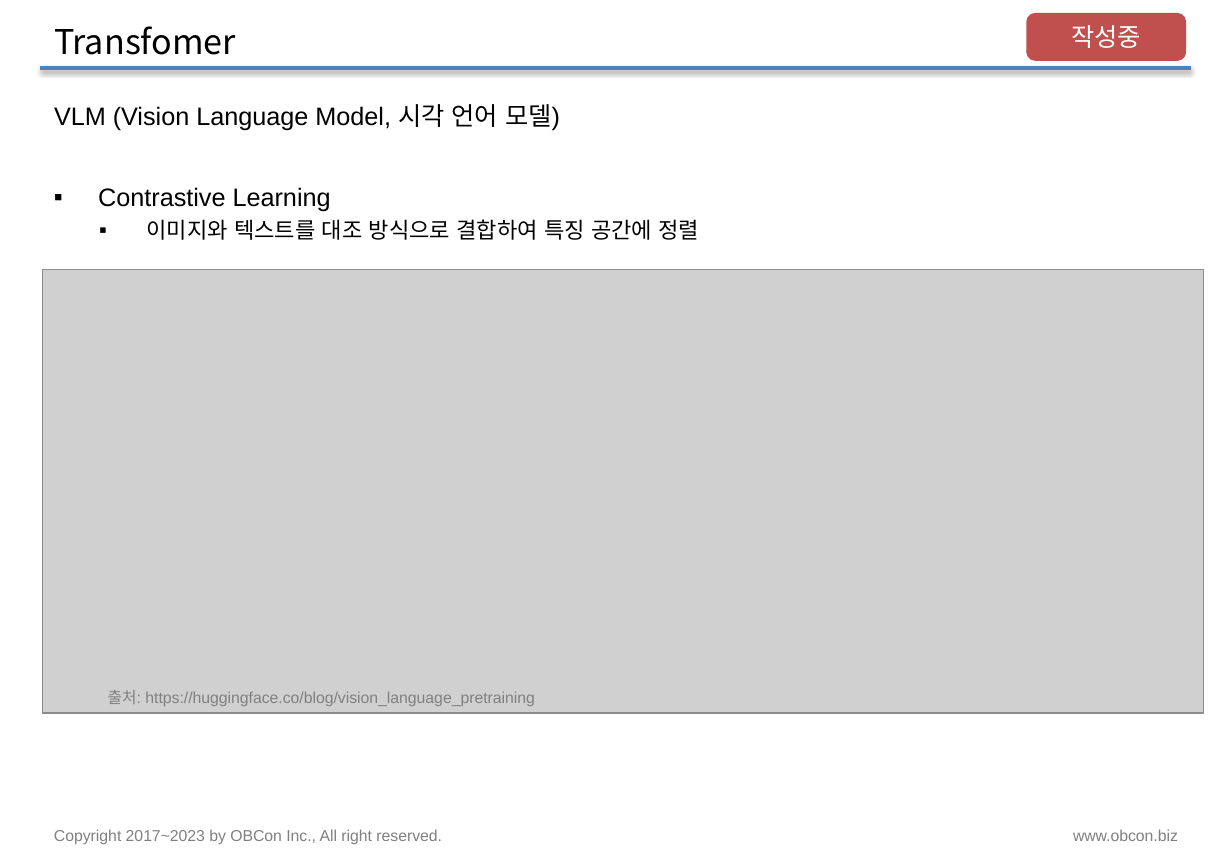
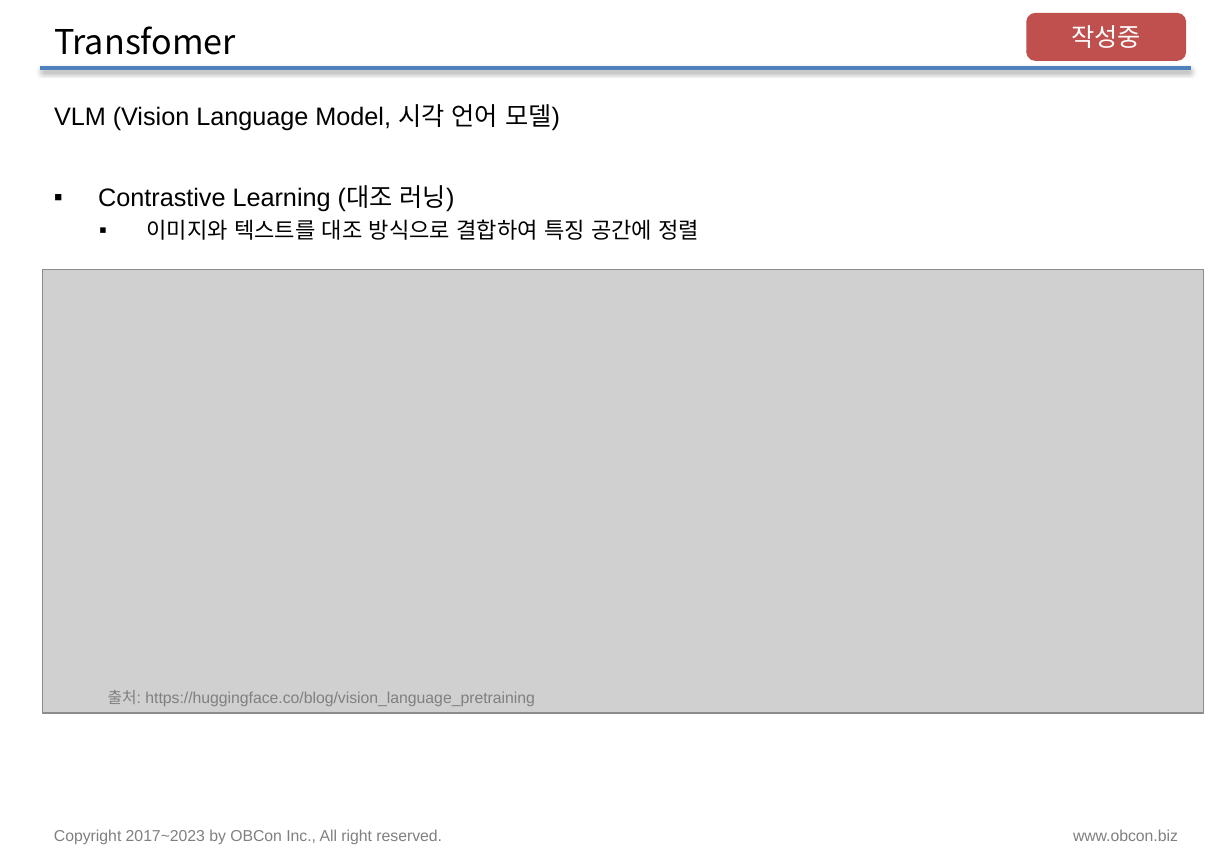
Before and after one commit to pnuskgh/EFriendExpert, a slide deck: slide 14 of laboratory/pnuskgh/docs/Deep_Learning_002.pptx. Drawn at 1232x853 pixels with LibreOffice and Linux fonts; fonts in the diff are those of the drawing; grey boxes stand for pictures. Boxes give left, top, right and bottom in pixels: in the first picture for what was removed or moved away, otherwise in the second. Text is boxed around its words. In the diff, an @@ line names an element or a change of style, - is before the commit and + after.

```diff
--- a/laboratory/pnuskgh/docs/Deep_Learning_002.pptx
+++ b/laboratory/pnuskgh/docs/Deep_Learning_002.pptx
@@ text at box(98, 185, 455, 212): text changed @@
-▪ Contrastive Learning
+▪ Contrastive Learning (대조 러닝)
```
Also in this commit, not shown: 4 other slides changed, 3 other files.
